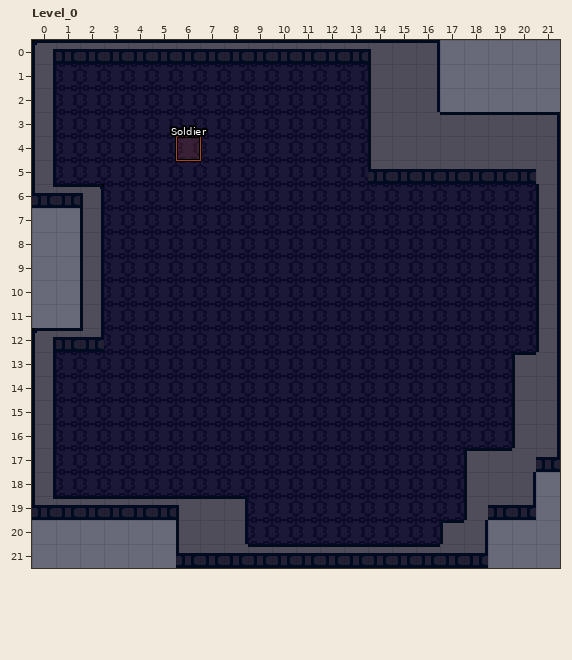
A LDtk project gets an edit: res/SpacePirateGame.ldtk. The first picture shows the starting point.
Cells are 16x16 px. Shown: Level_0 x 0..21, y 0..21. The commit also changed other parts of the map, which this record leaves out.
After:
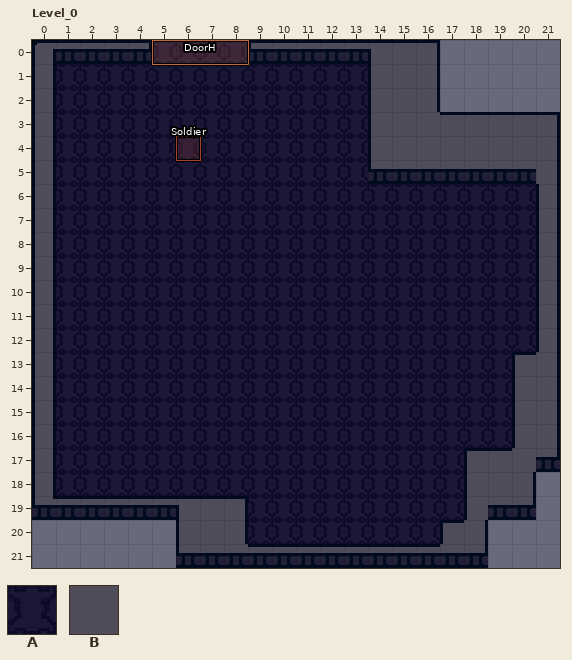
Key: from "FloorGrid": A 1 "Floor"; from "WallGrid": B 2 "Ground".
_ is an empty cell.
Objects are placed by their top-left corner, in cells (3,4 is the top-left corner of cell 3,4); size is 1x1 cell unless given.
Commit: Doors and RoomSwitcher
From old to new:
Layer "WallGrid":
y 0: x 5..8 BBBB -> ____
y 6: x 1..2 BB -> __
y 7..11: x 0 _ -> B; x 2 B -> _
y 12: x 1..2 BB -> __
Layer "FloorGrid":
y 7..10: x 0..1 __ -> AA
y 11: x 1 _ -> A
Layer "Entities":
added: "DoorH" rectangle at 5,0 size 4x1
